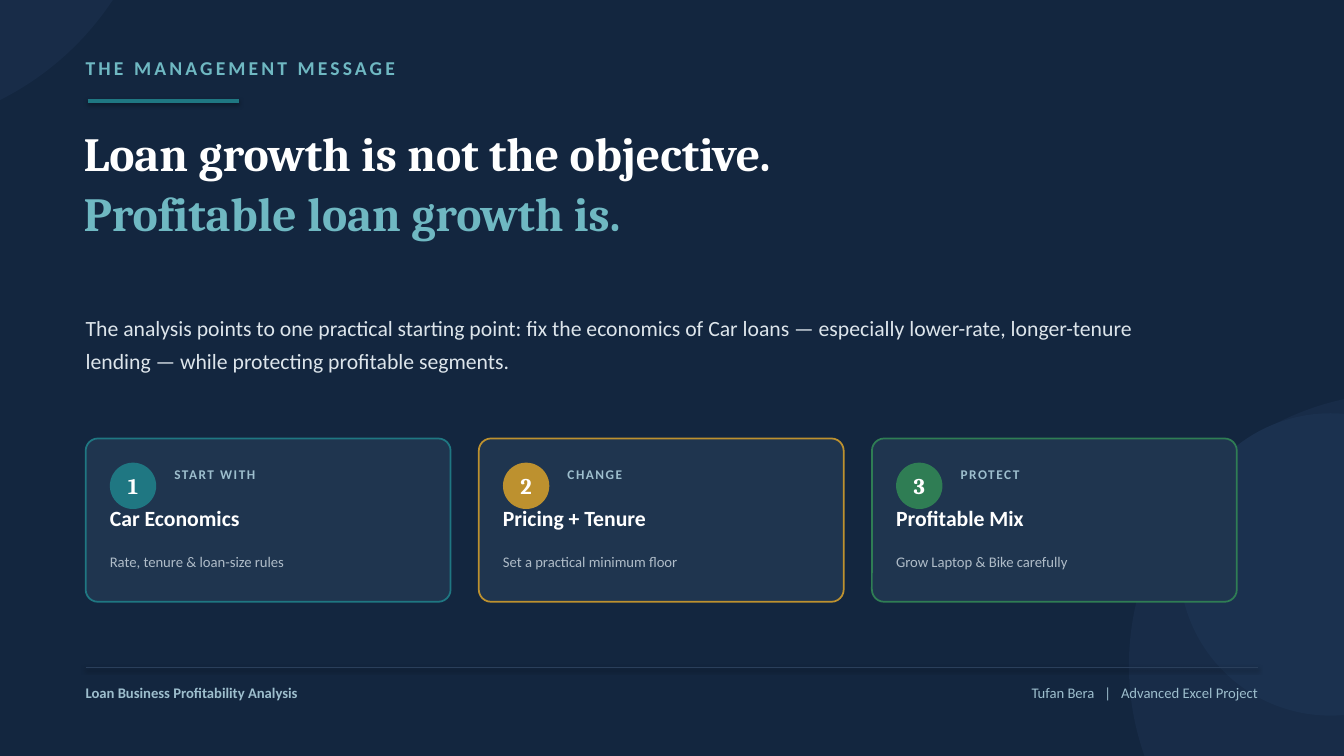
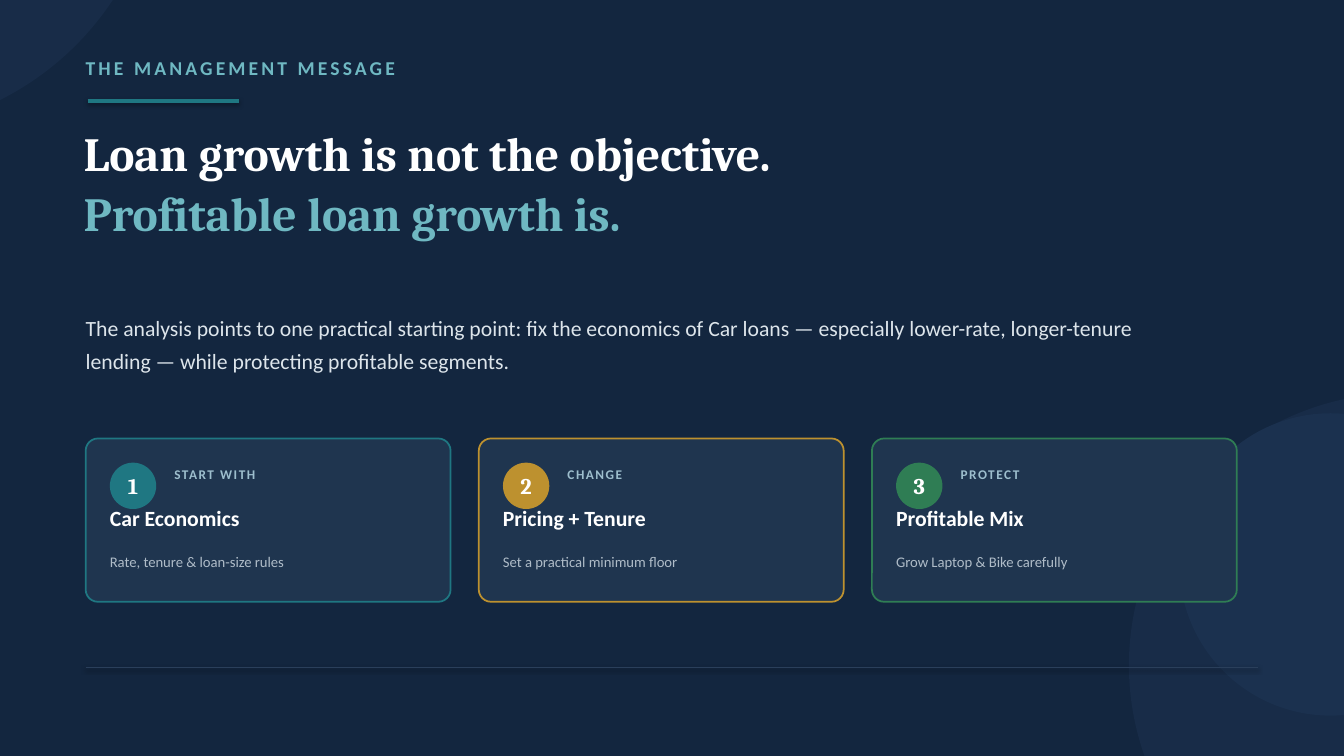
Before and after one commit to Tufanbera/Loan-Portfolio-Profitability-Risk-Analytics, a slide deck: slide 11 of Loan_Business_Profitability_Risk_Analysis.pptx. Drawn at 1344x756 pixels with LibreOffice and Linux fonts; fonts in the diff are those of the drawing. Boxes give left, top, right and bottom in pixels: in the first picture for what was removed or moved away, otherwise in the second. Text is boxed around its words. In the diff, an @@ line names an element or a change of style, - is before the commit and + after.

```diff
--- a/Loan_Business_Profitability_Risk_Analysis.pptx
+++ b/Loan_Business_Profitability_Risk_Analysis.pptx
@@ text removed at [86,687,298,701] @@
-Loan Business Profitability Analysis
@@ text removed at [1032,688,1258,701] @@
-Tufan Bera | Advanced Excel Project
```
Also in this commit, not shown: 10 other slides changed.
